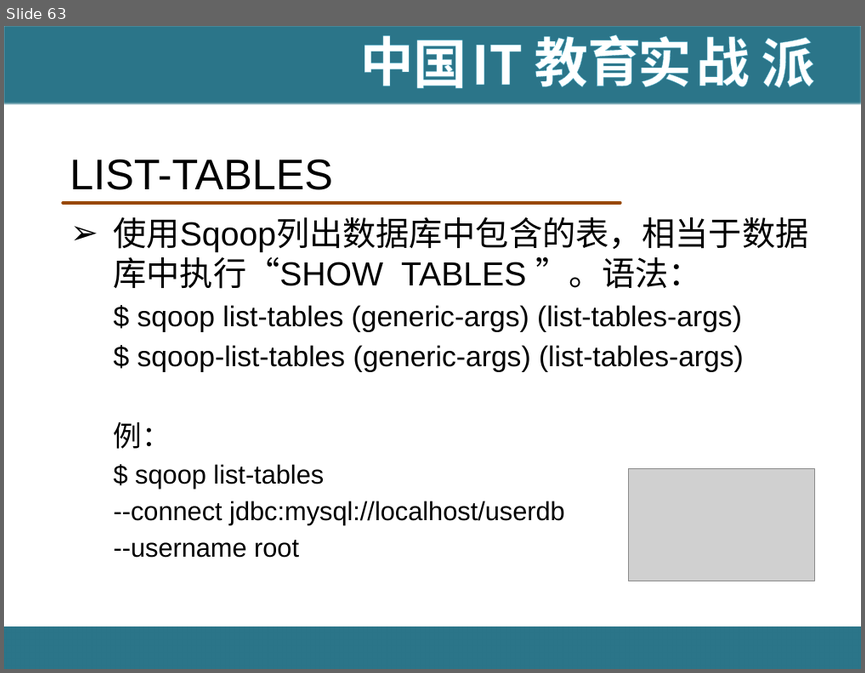
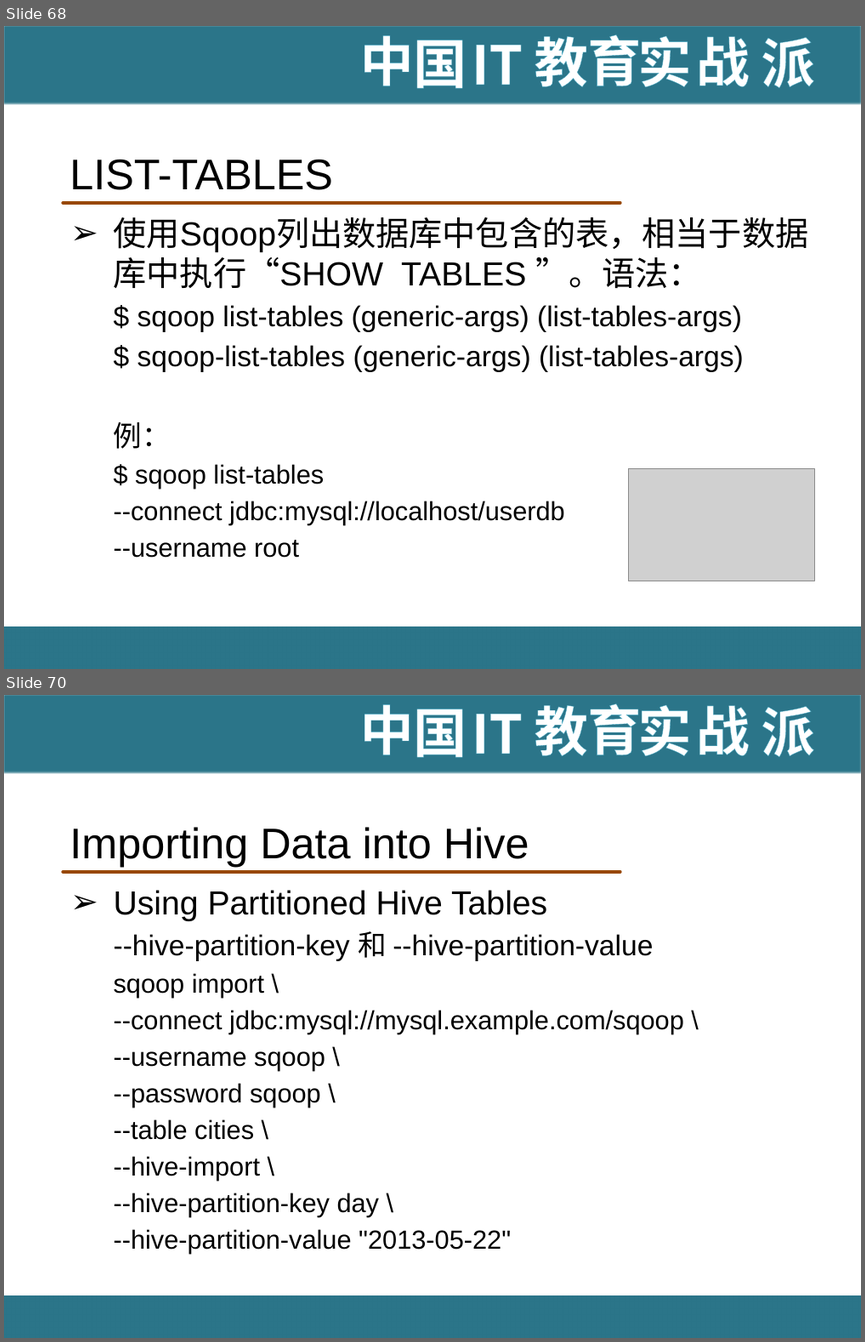
Before and after one commit to hanningxiao/BigData, a slide deck: [IT18掌www.it18zhang.com]Sqoop.pptx. Shown one above the other, each under a label of ours: slide 63 before the commit, slides 68 and 70 after it; the slides between them are not shown. The pictures are 865x673 and 865x1342 pixels, drawn with LibreOffice and Linux fonts; fonts in the diff are those of the drawing; grey boxes stand for pictures; background and template pictures are left out. Boxes give left, top, right and bottom in pixels: in the first picture for what was removed or moved away, otherwise in the second. Text is boxed around its words. In the diff, an @@ line names an element or a change of style, - is before the commit and + after.

Commit message:
update Sqoop

```diff
--- a/[IT18掌www.it18zhang.com]Sqoop.pptx
+++ b/[IT18掌www.it18zhang.com]Sqoop.pptx
@@ slide 70 added at [4,695,861,1338], background #FFFFFF; not listed: 11 template elements that a slide beside it also shows @@
@@ title added at [69,827,529,867], 36 pt, text #000000 @@
+Importing Data into Hive
@@ text added at [114,890,684,1253], 22 pt, text #000000 @@
+➢ Using Partitioned Hive Tables
+  --hive-partition-key 和 --hive-partition-value
+  sqoop import \
+  --connect jdbc:mysql://mysql.example.com/sqoop \
+  --username sqoop \
+  --password sqoop \
+  --table cities \
+  --hive-import \
+  --hive-partition-key day \
+  --hive-partition-value "2013-05-22"
@@ what was slide 63 is now slide 68 @@
```
Also in this commit, not shown: 1 slide changed, 12 other slides added.
